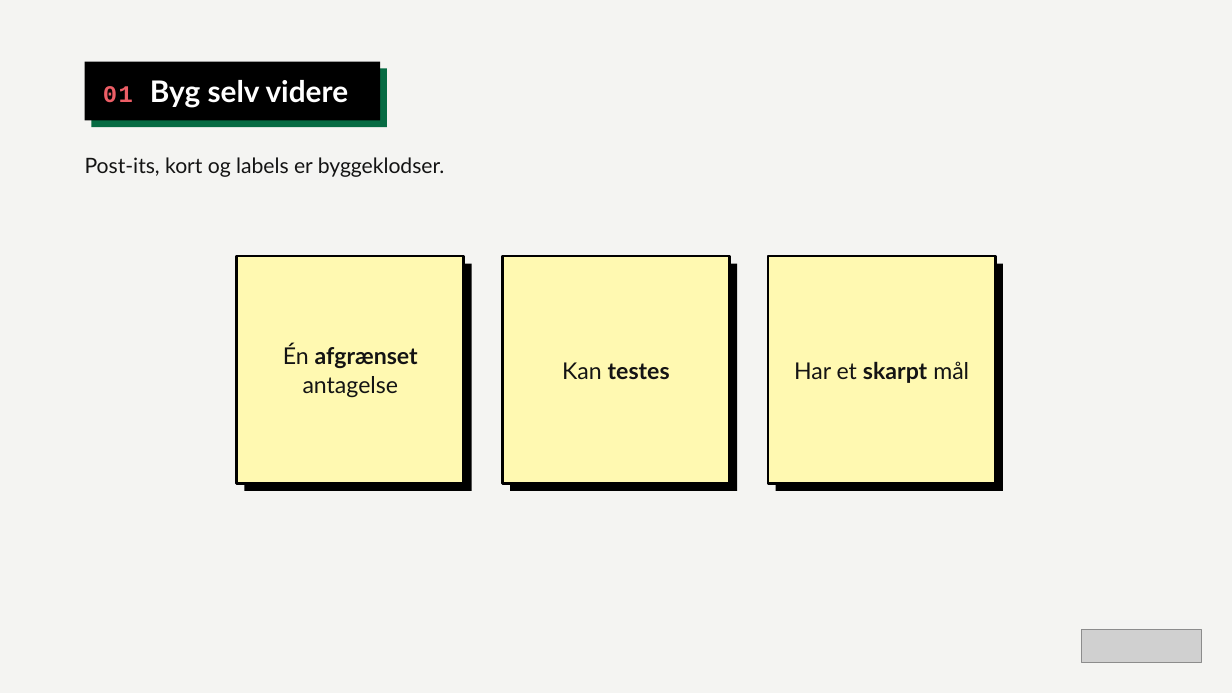
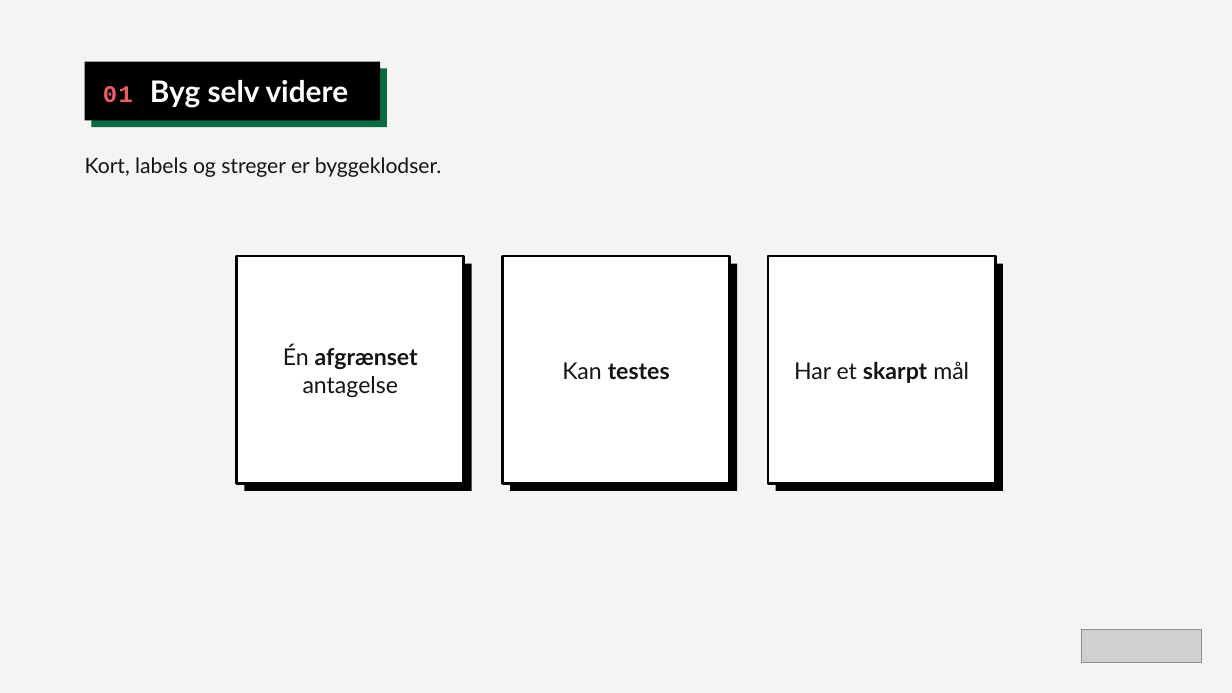
Before and after one commit to morten1415-maker/morten-slides, a slide deck: slide 11 of example.pptx. Drawn at 1232x693 pixels with LibreOffice and Linux fonts; fonts in the diff are those of the drawing; grey boxes stand for pictures. Boxes give left, top, right and bottom in pixels: in the first picture for what was removed or moved away, otherwise in the second. Text is boxed around its words. In the diff, an @@ line names an element or a change of style, - is before the commit and + after.

```diff
--- a/example.pptx
+++ b/example.pptx
@@ text at [85,157,442,177]: text changed @@
-Post-its, kort og labels er byggeklodser.
+Kort, labels og streger er byggeklodser.
@@ fill #FFF9B1 to #FFFFFF in 3 elements at [237,256,464,483], [503,256,730,483], [768,256,995,483] @@
```
Also in this commit, not shown: 9 other files.
